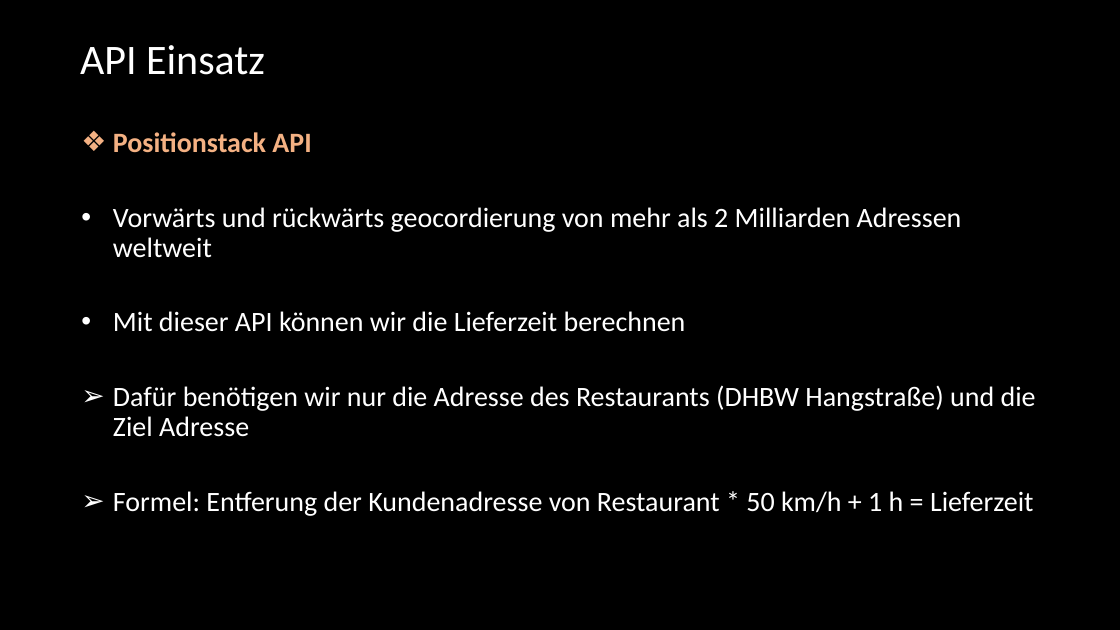
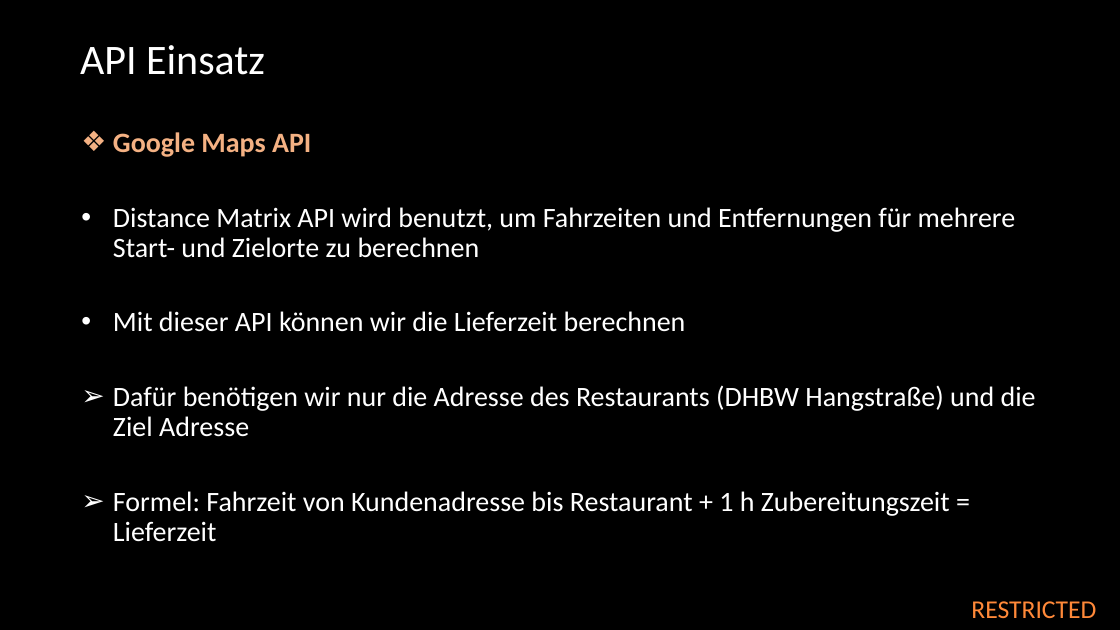
Before and after one commit to baechlja/Restaurant_API_website, a slide deck: slide 10 of documentation/WebProject09112021.pptx. Drawn at 1120x630 pixels with LibreOffice and Linux fonts; fonts in the diff are those of the drawing; background and template pictures are left out. Boxes give left, top, right and bottom in pixels: in the first picture for what was removed or moved away, otherwise in the second. Text is boxed around its words. In the diff, an @@ line names an element or a change of style, - is before the commit and + after.

Commit message:
final PPT -- with Google Maps API

```diff
--- a/documentation/WebProject09112021.pptx
+++ b/documentation/WebProject09112021.pptx
@@ text at box(113, 132, 1016, 258): text changed @@
-❖ Positionstack API
-• Vorwärts und rückwärts geocordierung von mehr als 2 Milliarden Adressen weltweit
+❖ Google Maps API
+• Distance Matrix API wird benutzt, um Fahrzeiten und Entfernungen für mehrere Start- und Zielorte zu berechnen
@@ text at box(113, 491, 950, 542): text changed @@
-➢ Formel: Entferung der Kundenadresse von Restaurant * 50 km/h + 1 h = Lieferzeit
+➢ Formel: Fahrzeit von Kundenadresse bis Restaurant + 1 h Zubereitungszeit = Lieferzeit
@@ text added at box(971, 601, 1096, 618), 22 pt, text #FF8939 @@
+RESTRICTED
```
Also in this commit, not shown: 9 other slides changed.
